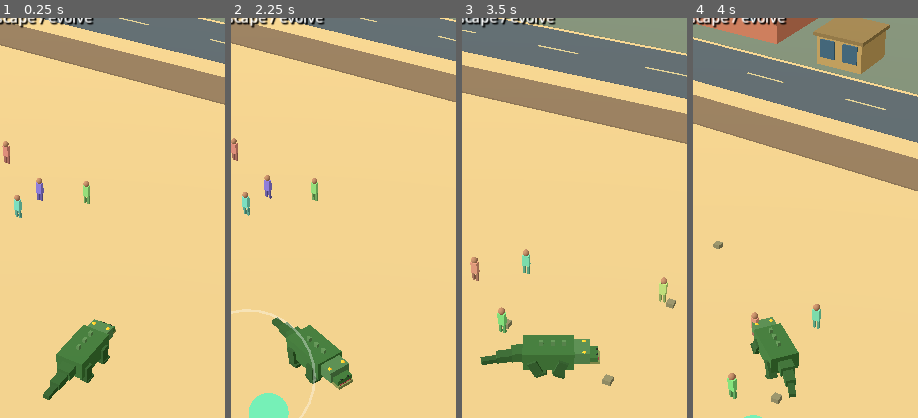
Above: before the commit, frames 1-4 (left to right).
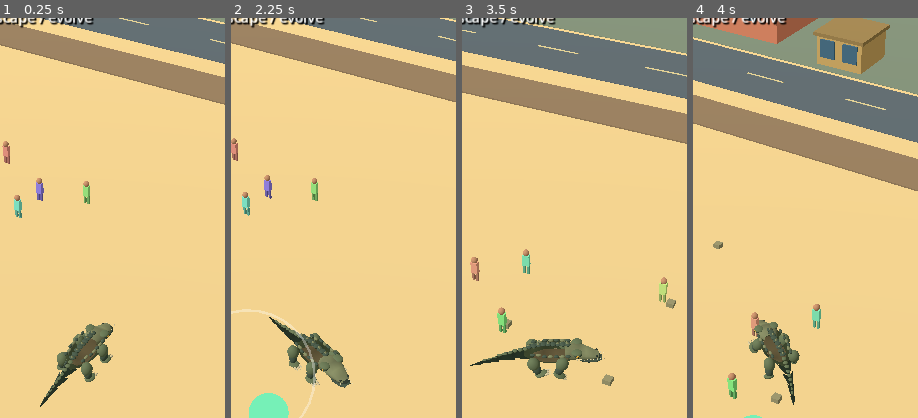
Above: after the commit, the same moments.

Repository: kavemankai/Kaijustomp
Game: Godot game, scene res://scenes/BeachDemo.tscn
Same seed, same stepped clock (60 frames per second), same inputs: the game is played once before the commit and once after it.
Inputs (mouse positions are % of the whole screen's width and height, from its top left):
- Up to frame 1 (0.25 s): no input
- Up to frame 2 (2.25 s): click "SPRINT" at 0.5 s; tap Enter (ui_accept) at 1.25, 2 s; drag from (50, 50) to (60, 28) at 1.27 s; drag from (30, 55) to (45, 70) at 2.02 s
- Up to frame 3 (3.5 s): move the mouse to (60, 28) at 2.77 s; hold Right (ui_right) from 2.78 s (still down); tap Shift at 2.85 s
- Up to frame 4 (4 s): release Right (ui_right) at 3.5 s; drag from (45, 70) to (20, 35) at 3.52 s
The pictures show only the part of the screen within x 26-76%, y 10-60%; the shares and areas given below are measured in that part.

The runs differ from the first frame. In frame 1, 2.7% of the frame differs, in the area x 17-52%, y 75-98%; in frame 2, 2.9%; in frame 3, 3.3%, in the area x 3-64%, y 79-91%; in frame 4, 2.3%.

Commit message:
Swap beach creature box visuals for anatomical geometry while preserving controls and collision

Diff:
--- a/scripts/beach/BeachDemo.gd
+++ b/scripts/beach/BeachDemo.gd
@@ -228,13 +228,11 @@
 	beast.collision_mask = 1
 	beast.position = Vector3(0, 0, 18)
 	add_child(beast)
-	# Upright capsule provides swept, orientation-independent wall collision.
-	# Its broad footprint protects the head and torso, including while sprinting.
+	# Preserve the tested capsule/snout physics while upgrading visuals.
 	beast_collision_shape = CapsuleShape3D.new()
 	var body_collision := CollisionShape3D.new()
 	body_collision.shape = beast_collision_shape
 	beast.add_child(body_collision)
-	# The projecting snout needs an independent collider, especially during bites.
 	head_collision_shape = SphereShape3D.new()
 	head_collision_node = CollisionShape3D.new()
 	head_collision_node.shape = head_collision_shape
@@ -242,46 +240,30 @@
 	_sync_beast_collision()
 	beast_visual = Node3D.new()
 	beast.add_child(beast_visual)
-	var green := Color(0.22, 0.42, 0.19)
-	_box(beast_visual, Vector3(0, 1.02, 0), Vector3(1.75, 1.18, 3.0), green)
-	# Four pivoted legs make direction changes read as a scurry, not a sliding tank.
 	leg_pivots.clear()
 	for x in [-0.78, 0.78]:
 		for z in [-0.87, 0.94]:
 			var hip := Node3D.new()
 			hip.position = Vector3(x, 1.0, z)
 			beast_visual.add_child(hip)
-			_box(hip, Vector3(0, -0.46, 0), Vector3(0.50, 1.05, 0.58), green.darkened(0.17))
-			_box(hip, Vector3(0, -0.96, -0.13), Vector3(0.58, 0.16, 0.65), green.darkened(0.24))
 			leg_pivots.append(hip)
-
 	head_pivot = Node3D.new()
 	head_pivot.position = Vector3(0, 1.13, -1.22)
 	beast_visual.add_child(head_pivot)
-	_box(head_pivot, Vector3(0, -0.04, -0.45), Vector3(1.36, 0.74, 1.46), green.lightened(0.10))
-	_box(head_pivot, Vector3(0, -0.24, -1.18), Vector3(1.03, 0.31, 0.93), green)
-	for x in [-0.48, 0.48]:
-		_sphere(head_pivot, Vector3(x, 0.23, -0.85), 0.17, Color(0.96, 0.73, 0.16))
-		_sphere(head_pivot, Vector3(x * 0.48, -0.09, -1.61), 0.072, Color(0.10, 0.15, 0.10))
 	jaw = Node3D.new()
 	jaw.position = Vector3(0, -0.45, -0.95)
 	head_pivot.add_child(jaw)
-	_box(jaw, Vector3(0, -0.05, -0.25), Vector3(1.04, 0.20, 1.13), Color(0.48, 0.52, 0.28))
-	_box(jaw, Vector3(0, 0.06, -0.36), Vector3(0.78, 0.04, 0.76), Color(0.57, 0.18, 0.22))
-
-	# Jointed tail swings opposite the hips at speed.
 	tail_pivots.clear()
 	var tail_parent: Node3D = beast_visual
 	for i in range(3):
 		var segment := Node3D.new()
 		segment.position = Vector3(0, 0.98 if i == 0 else -0.13, 1.24 if i == 0 else 0.91)
 		tail_parent.add_child(segment)
-		var taper := 1.0 - float(i) * 0.27
-		_box(segment, Vector3(0, 0, 0.39), Vector3(0.86 * taper, 0.62 * taper, 1.06), green.darkened(0.08 + float(i) * 0.06))
 		tail_pivots.append(segment)
 		tail_parent = segment
-	for z in [-0.9, -0.25, 0.42]:
-		_box(beast_visual, Vector3(0, 1.67, z), Vector3(0.18, 0.40, 0.25), Color(0.33, 0.51, 0.29))
+	# Geometry is modular and follows all established animation pivots.
+	CreatureArt.build(beast_visual, head_pivot, jaw, leg_pivots, tail_pivots)
+
 
 func _sync_beast_collision() -> void:
 	# Keep world-space collision sized to major growth milestones.
@@ -961,60 +943,12 @@
 
 
 func _apply_mutation_visual(id: String) -> void:
-	# Each chosen mutation adds a *small* persistent physical detail.
-	# Repeating one mutation adds further details instead of replacing
-	# the creature or changing its overall size.
+	# Mutations are additive anatomy on the appropriate moving joint;
+	# the existing evolution selection/history and shedding remain intact.
 	var stage := int(mutation_visual_counts.get(id, 0))
 	mutation_visual_counts[id] = stage + 1
-	var slot := stage % 5
-	var tier := floori(float(stage) / 5.0)
-	var lift := minf(0.20, float(tier) * 0.065)
-	match id:
-		"armour":
-			for side in [-1.0, 1.0]:
-				_box(beast_visual,
-					Vector3(side * 0.54, 1.64 + lift, -0.96 + float(slot) * 0.48),
-					Vector3(0.42, 0.13, 0.32),
-					Color(0.33, 0.48, 0.29).darkened(minf(0.28, float(tier) * 0.08)))
-		"speed":
-			# New tendon markings along the outer edge of each moving leg.
-			for hip in leg_pivots:
-				_box(hip,
-					Vector3(0, -0.23 - float(slot % 3) * 0.22, -0.31 - lift),
-					Vector3(0.37, 0.10, 0.12),
-					Color(0.60, 0.68, 0.26))
-		"stamina":
-			for side in [-1.0, 1.0]:
-				_box(beast_visual,
-					Vector3(side * (0.90 + lift), 1.15, -0.96 + float(slot) * 0.46),
-					Vector3(0.10, 0.26, 0.23),
-					Color(0.47, 0.65, 0.24))
-		"jaw":
-			for side in [-1.0, 1.0]:
-				_box(head_pivot,
-					Vector3(side * 0.53, -0.24, -0.54 - float(slot) * 0.23),
-					Vector3(0.16, 0.20 + lift, 0.17),
-					Color(0.74, 0.72, 0.53))
-		"strength":
-			for index in [0, 2]:
-				var foreleg := leg_pivots[index]
-				for claw in [-1.0, 0.0, 1.0]:
-					_box(foreleg,
-						Vector3(claw * 0.17, -1.02, -0.34 - float(slot) * 0.075),
-						Vector3(0.10, 0.13 + lift, 0.23),
-						Color(0.72, 0.68, 0.46))
-		"health":
-			for side in [-1.0, 1.0]:
-				_sphere(beast_visual,
-					Vector3(side * 0.83, 1.10, -0.94 + float(slot) * 0.47),
-					0.17 + lift * 0.14,
-					Color(0.28, 0.46, 0.22))
-		"regen":
-			for side in [-1.0, 1.0]:
-				_sphere(beast_visual,
-					Vector3(side * 0.32, 1.68 + lift, -1.00 + float(slot) * 0.47),
-					0.13,
-					Color(0.55, 0.86, 0.43))
+	CreatureArt.add_mutation(beast_visual, head_pivot, leg_pivots, id, stage)
+
 
 func _update_camera(delta: float) -> void:
 	var goal := beast.global_position + _camera_offset()
